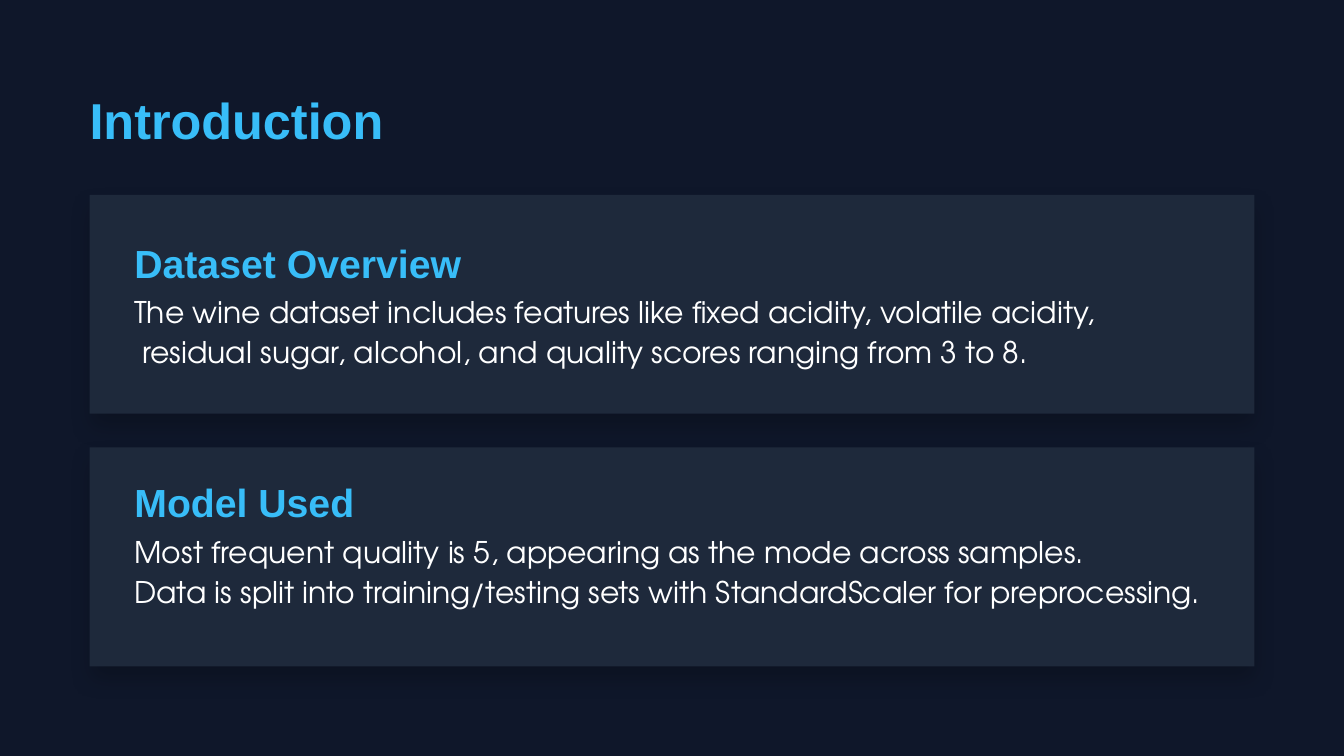
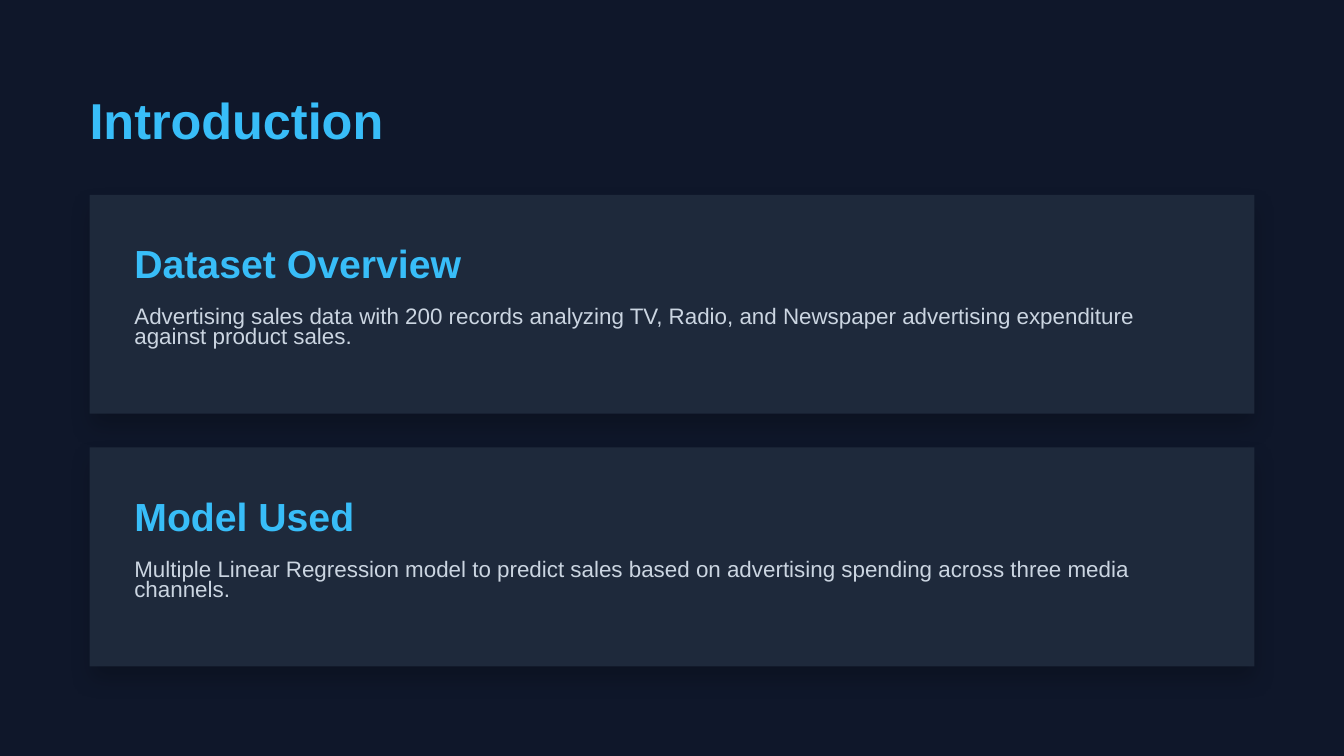
Before and after one commit to nishit-11/Sales-Prediction-Finaltics, a slide deck: slide 2 of Sales Prediction Analysis.pptx. Drawn at 1344x756 pixels with LibreOffice and Linux fonts; fonts in the diff are those of the drawing. Boxes give left, top, right and bottom in pixels: in the first picture for what was removed or moved away, otherwise in the second. Text is boxed around its words. In the diff, an @@ line names an element or a change of style, - is before the commit and + after.

```diff
--- a/Sales Prediction Analysis.pptx
+++ b/Sales Prediction Analysis.pptx
@@ text at [134, 308, 1134, 349]: text changed; size 16 to 12 pt; font TeX Gyre Adventor to Arial; text colour #FFFFFF to #CBD5E1 @@
-The wine dataset includes features like fixed acidity, volatile acidity,
-residual sugar, alcohol, and quality scores ranging from 3 to 8.
+Advertising sales data with 200 records analyzing TV, Radio, and Newspaper advertising expenditure against product sales.
@@ text "Model Used": place and size @@
-text "Model Used" at [134, 488, 354, 518]
+text "Model Used" at [134, 502, 354, 532]
@@ text at [134, 561, 1129, 597]: text changed; size 16 to 12 pt; font TeX Gyre Adventor to Arial; text colour #FFFFFF to #CBD5E1 @@
-Most frequent quality is 5, appearing as the mode across samples.
-Data is split into training/testing sets with StandardScaler for preprocessing.
+Multiple Linear Regression model to predict sales based on advertising spending across three media channels.
```
Also in this commit, not shown: 4 other slides changed, 3 slides added, 3 slides removed.
